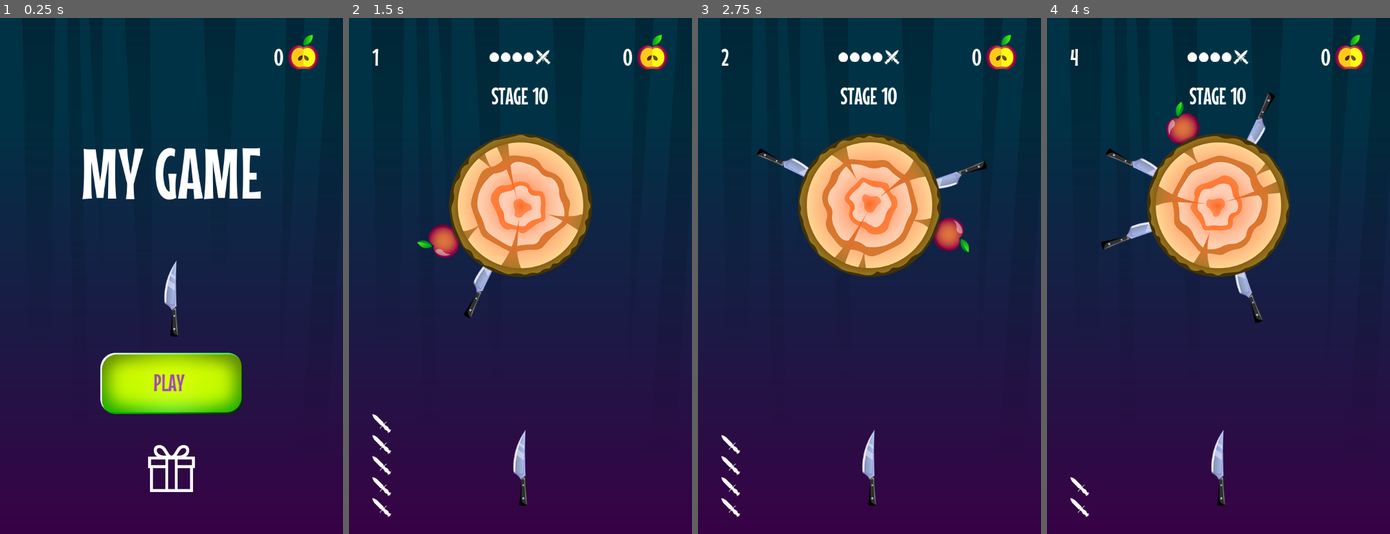
Above: before the commit, frames 1-4 (left to right).
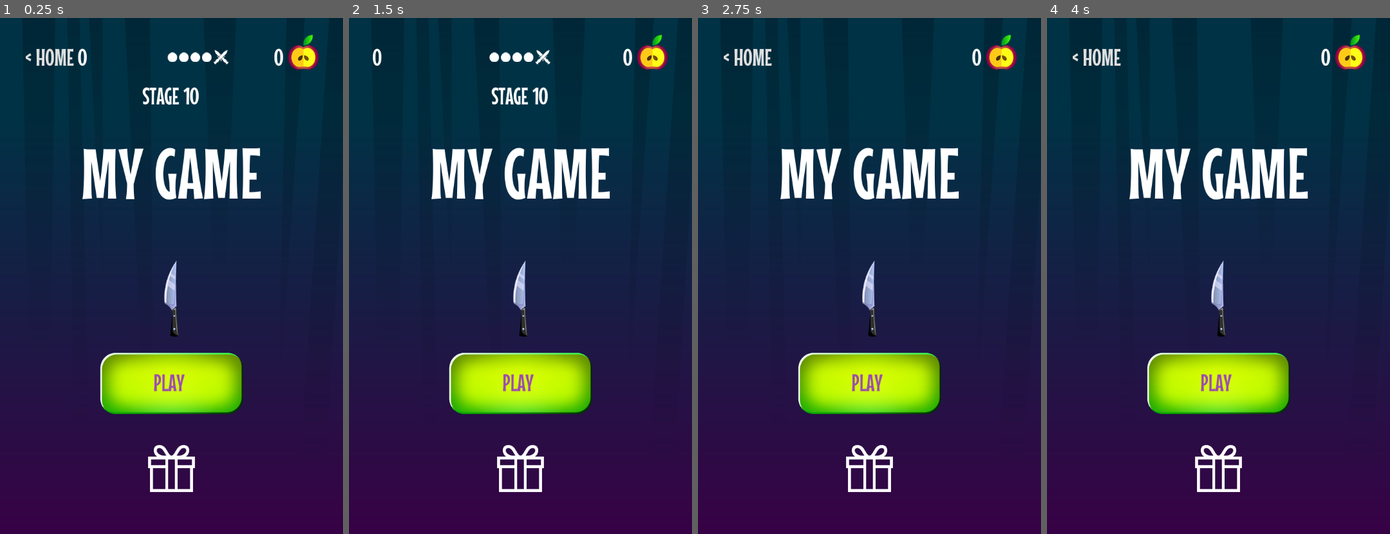
Above: after the commit, the same moments.

Repository: drxwat/godot4-mobile-game-course
Game: Godot game, scene res://scenes/start_screen/start_screen.tscn
Same seed, same stepped clock (60 frames per second), same inputs: the game is played once before the commit and once after it.
Inputs (mouse positions are in pixels of both pictures, inside the frame that each line leads up to):
- Up to frame 1 (0.25 s): no input
- Up to frame 2 (1.5 s): click "PLAY" at 0.5 s; click (520, 384) at 1.25 s, where only the run after the commit has a clickable "PLAY"
- Up to frame 3 (2.75 s): click (869, 466) at 2.02 s
- Up to frame 4 (4 s): click (1095, 59) at 2.75 s, where only the run after the commit has a clickable "< HOME"; click (1218, 466) at 3.52 s

The runs differ from the first frame. In frame 1, 0.9% of the frame differs, in the area x 7-67%, y 5-17%; in frame 2, 17%; in frame 3, 18%; in frame 4, 18%, in the area x 6-77%, y 5-97%.
Error after the commit: Parse Error: Could not preload resource file "res://elements/targets/target_accelerate/target_accelerate.tscn". (res://core/globals.gd:17)

Commit message:
6-3 boss

Diff:
--- a/core/globals.gd
+++ b/core/globals.gd
@@ -10,6 +10,11 @@
 	preload("res://assets/knife7.png"),
 	preload("res://assets/knife8.png"),
 	preload("res://assets/knife9.png"),
+]
+
+const TARGETS := [
+	preload("res://elements/targets/target/target.tscn"),
+	preload("res://elements/targets/target_accelerate/target_accelerate.tscn")
 ]
 
 const UNLOCK_COST := 250
@@ -89,13 +94,13 @@
 
 func change_stage(stage_i: int):
 	current_stage = stage_i
-	var stage := get_common_stage()
+	var stage := Stage.new() if current_stage == 1 else get_random_stage()
 	knives = rng.randi_range(MIN_KNIVES, MAX_KNIVES)
 	Events.knived_changed.emit(knives)
 	Events.stage_changed.emit(stage)
 
-func get_common_stage() -> Stage:
-	var stage := Stage.new()
+func get_random_stage() -> Stage:
+	var stage := Stage.new(TARGETS.pick_random())
 	stage.apples = rng.randi_range(0, MAX_STAGE_APPLES)
 	stage.knives = rng.randi_range(0, MAX_STAGE_KNIVES)
 	return stage
--- a/elements/targets/target_accelerate/target_accelerate.tscn
+++ b/elements/targets/target_accelerate/target_accelerate.tscn
@@ -1,11 +1,23 @@
-[gd_scene load_steps=4 format=3 uid="uid://bi1l2vky8y5ox"]
+[gd_scene load_steps=7 format=3 uid="uid://bi1l2vky8y5ox"]
 
 [ext_resource type="PackedScene" uid="uid://35e3j0jp4hvx" path="res://elements/targets/target/target.tscn" id="1_elhtd"]
 [ext_resource type="Script" path="res://elements/targets/target_accelerate/target_accelerate.gd" id="2_6xcub"]
 [ext_resource type="Texture2D" uid="uid://be686yqc5ixj1" path="res://assets/target2.png" id="3_x40l3"]
+[ext_resource type="Texture2D" uid="uid://cyn7aw1mexocv" path="res://assets/target2_1.png" id="4_aj05n"]
+[ext_resource type="Texture2D" uid="uid://b84dqln6gi38d" path="res://assets/target2_2.png" id="5_h22vr"]
+[ext_resource type="Texture2D" uid="uid://lg4fmgcuvcxw" path="res://assets/target2_3.png" id="6_cxy42"]
 
 [node name="TargetAccelerate" instance=ExtResource("1_elhtd")]
 script = ExtResource("2_6xcub")
 
 [node name="Sprite2D" parent="." index="0"]
 texture = ExtResource("3_x40l3")
+
+[node name="TargetParticles2D" parent="." index="3"]
+texture = ExtResource("4_aj05n")
+
+[node name="TargetParticles2D2" parent="." index="4"]
+texture = ExtResource("5_h22vr")
+
+[node name="TargetParticles2D3" parent="." index="5"]
+texture = ExtResource("6_cxy42")
--- /dev/null
+++ b/elements/targets/target_boss_cheese/target_boss_cheese.gd
@@ -0,0 +1,4 @@
+extends Target
+
+func move(delta: float):
+	pass
--- /dev/null
+++ b/elements/targets/target_boss_cheese/target_boss_cheese.tscn
@@ -0,0 +1,69 @@
+[gd_scene load_steps=10 format=3 uid="uid://b2elq8v4iribt"]
+
+[ext_resource type="PackedScene" uid="uid://35e3j0jp4hvx" path="res://elements/targets/target/target.tscn" id="1_lq4y3"]
+[ext_resource type="Script" path="res://elements/targets/target_boss_cheese/target_boss_cheese.gd" id="2_nk0n6"]
+[ext_resource type="Texture2D" uid="uid://cvijg1s7bhscv" path="res://assets/target4.png" id="2_rp7lk"]
+[ext_resource type="Texture2D" uid="uid://d02dqah0igmoq" path="res://assets/target4_1.png" id="3_tw8hd"]
+[ext_resource type="Texture2D" uid="uid://dnh2g8gh5m7w7" path="res://assets/target4_2.png" id="4_ja6lb"]
+[ext_resource type="Texture2D" uid="uid://cvkm5p8fv0cl7" path="res://assets/target4_3.png" id="5_lfixm"]
+
+[sub_resource type="Animation" id="Animation_a6g1w"]
+length = 0.001
+tracks/0/type = "value"
+tracks/0/imported = false
+tracks/0/enabled = true
+tracks/0/path = NodePath(".:rotation")
+tracks/0/interp = 1
+tracks/0/loop_wrap = true
+tracks/0/keys = {
+"times": PackedFloat32Array(0),
+"transitions": PackedFloat32Array(1),
+"update": 0,
+"values": [0.0]
+}
+
+[sub_resource type="Animation" id="Animation_s20cq"]
+resource_name = "boss_rotation"
+length = 4.0
+loop_mode = 1
+tracks/0/type = "value"
+tracks/0/imported = false
+tracks/0/enabled = true
+tracks/0/path = NodePath(".:rotation")
+tracks/0/interp = 1
+tracks/0/loop_wrap = true
+tracks/0/keys = {
+"times": PackedFloat32Array(0, 1, 1.3, 1.8, 4),
+"transitions": PackedFloat32Array(1, 1, 1, 0.5, 1),
+"update": 0,
+"values": [0.0, -2.00713, -2.26893, 6.28319, 18.8496]
+}
+
+[sub_resource type="AnimationLibrary" id="AnimationLibrary_hgl4w"]
+_data = {
+"RESET": SubResource("Animation_a6g1w"),
+"boss_rotation": SubResource("Animation_s20cq")
+}
+
+[node name="TargetBossCheese" instance=ExtResource("1_lq4y3")]
+script = ExtResource("2_nk0n6")
+
+[node name="Sprite2D" parent="." index="0"]
+texture = ExtResource("2_rp7lk")
+
+[node name="TargetParticles2D" parent="." index="3"]
+texture = ExtResource("3_tw8hd")
+
+[node name="TargetParticles2D2" parent="." index="4"]
+texture = ExtResource("4_ja6lb")
+
+[node name="TargetParticles2D3" parent="." index="5"]
+texture = ExtResource("5_lfixm")
+
+[node name="Camera2D" type="Camera2D" parent="." index="7"]
+
+[node name="AnimationPlayer" type="AnimationPlayer" parent="." index="8"]
+autoplay = "boss_rotation"
+libraries = {
+"": SubResource("AnimationLibrary_hgl4w")
+}
